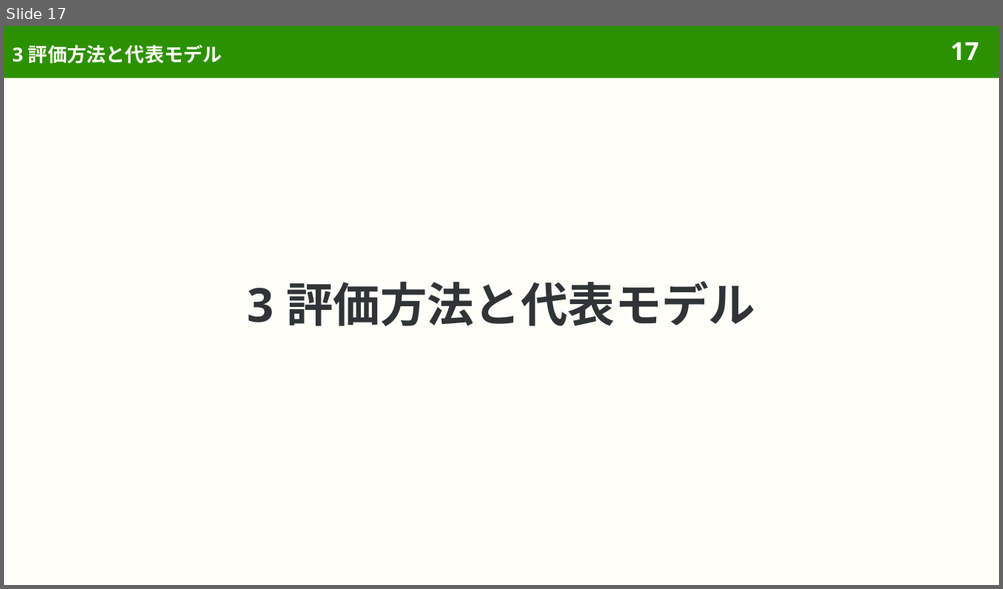
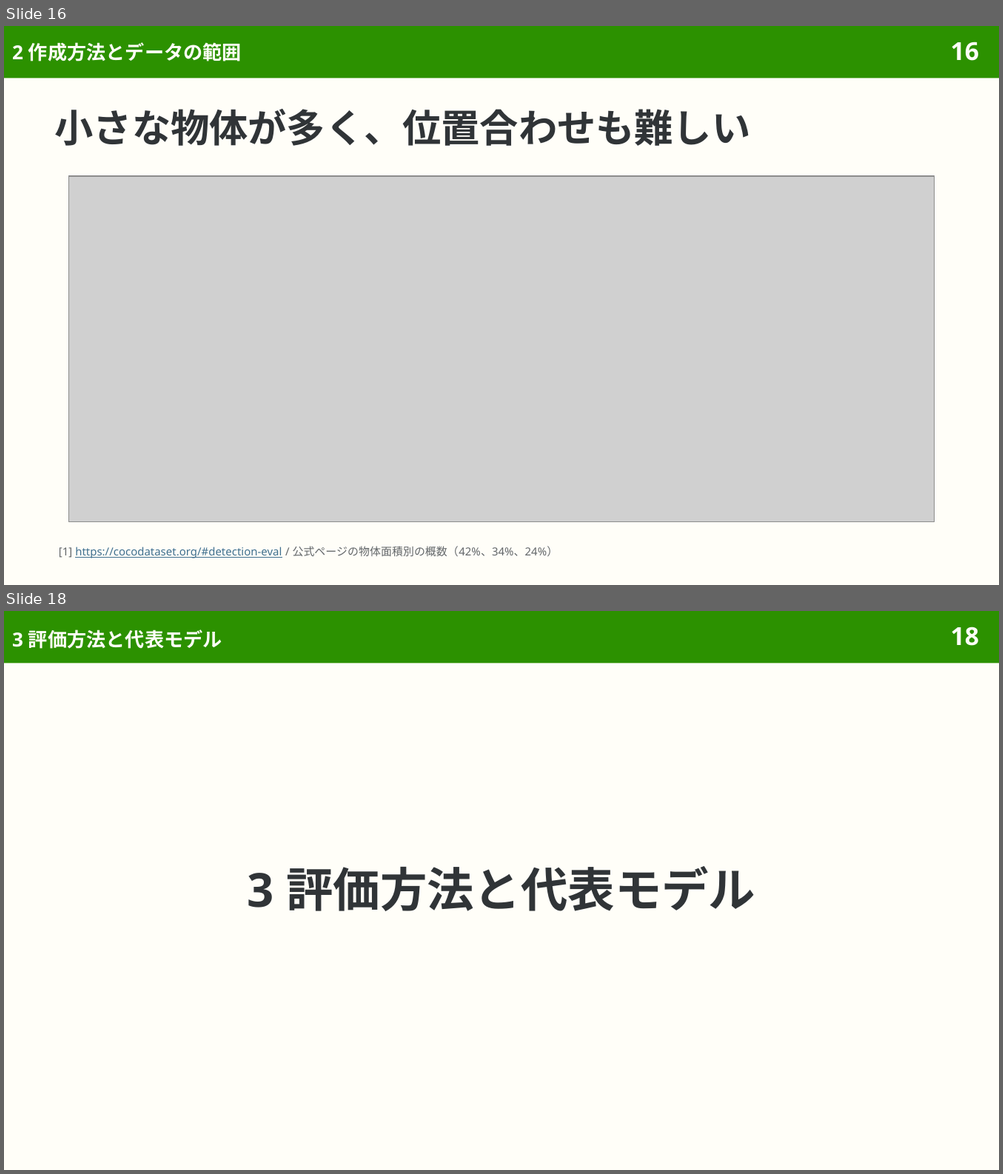
Before and after one commit to sasakiy84/datasets-in-10-minutes, a slide deck: slides/datasets-in-10-minutes-coco.pptx. Shown one above the other, each under a label of ours: slide 17 before the commit, slides 16 and 18 after it; the slides between them are not shown. The pictures are 1003x589 and 1003x1174 pixels, drawn with LibreOffice and Linux fonts; fonts in the diff are those of the drawing; grey boxes stand for pictures. Boxes give left, top, right and bottom in pixels: in the first picture for what was removed or moved away, otherwise in the second. Text is boxed around its words. In the diff, an @@ line names an element or a change of style, - is before the commit and + after.

```diff
--- a/slides/datasets-in-10-minutes-coco.pptx
+++ b/slides/datasets-in-10-minutes-coco.pptx
@@ slide 16 added at [4,26,999,585], background #FFFEF8; not listed: 2 template elements that a slide beside it also shows @@
@@ title added at [12,42,242,62], 14 pt, text #FFFEF8, bold @@
+2 作成方法とデータの範囲
@@ title added at [55,109,751,146], 28 pt, text #303437, bold @@
+小さな物体が多く、位置合わせも難しい
@@ picture added at [68,176,934,523] @@
@@ text added at [59,546,558,559], 8 pt, text #3F6F8F, underline @@
+[1] https://cocodataset.org/#detection-eval / 公式ページの物体面積別の概数（42%、34%、24%）
@@ what was slide 17 is now slide 18 @@
@@ page number at [950,627,979,646]: text changed @@
-17
+18
```
Also in this commit, not shown: 2 slides changed, 2 other slides added, 2 slides removed, 3 other files.
